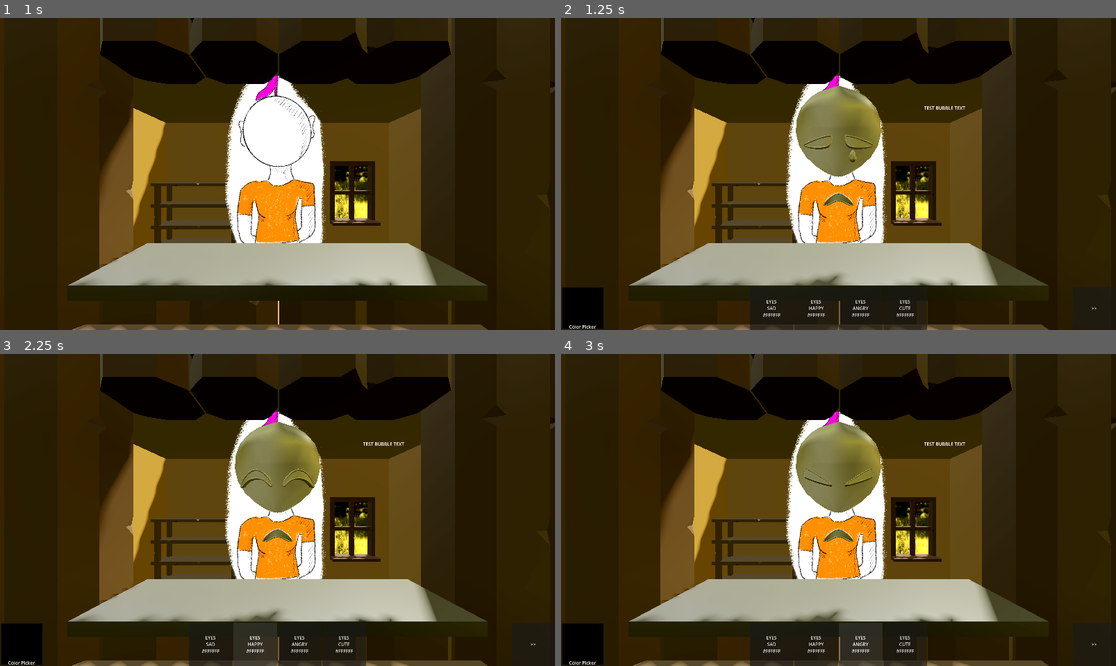
Above: before the commit, frames 1-4 (two rows, left to right).
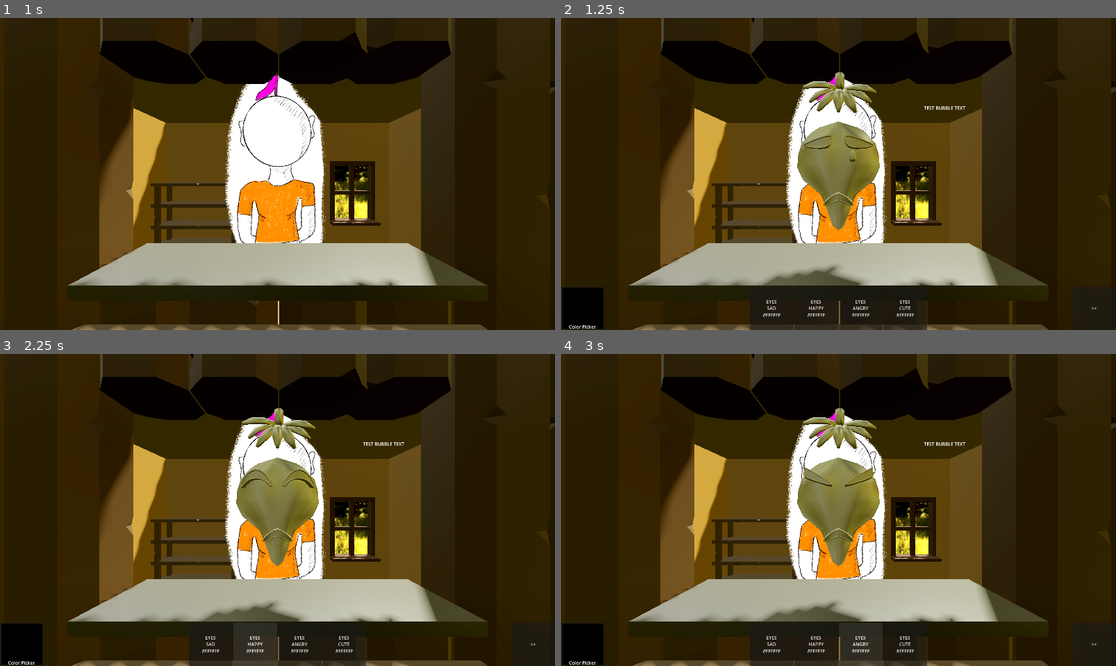
Above: after the commit, the same moments.

Repository: Xzaver/Bausparvertrag-GGJam-2026
Game: Godot game, scene res://game/game.tscn
The game is run twice, just before and just after one commit, with the same random seed, the same clock (stepped at 60 frames per second) and the same inputs.
Inputs:
- Up to frame 1 (1 s): no input
- Up to frame 2 (1.25 s): no input
- Up to frame 3 (2.25 s): click "EYES SAD #FFFFFF" at 1.25 s; click "EYES HAPPY #FFFFFF" at 2 s
- Up to frame 4 (3 s): click "EYES ANGRY #FFFFFF" at 2.75 s

Frame 1 is identical in both runs. In frame 2, 4.5% of the frame differs, in the area x 35-58%, y 17-100%; in frame 3, 4.4%; in frame 4, 4.5%.

Commit message:
update linked scenes in game

Diff:
--- a/assets/maskComponents/new/shape/SHAPE_Universal.tscn
+++ b/assets/maskComponents/new/shape/SHAPE_Universal.tscn
@@ -7,7 +7,6 @@
 
 [node name="MaskComponent" type="Node3D" parent="." unique_id=897226220 node_paths=PackedStringArray("colorizeableMeshes")]
 script = ExtResource("1_h5dbh")
-slot = 3
 colorizeableMeshes = [NodePath("Mask_Shape/Mask_Shape_01")]
 metadata/_custom_type_script = "uid://cshjpferrlj2n"
 
--- a/game/game.tscn
+++ b/game/game.tscn
@@ -135,14 +135,14 @@
 mouth_HAPPY = ExtResource("12_jucfl")
 mouth_ANGRY = ExtResource("13_jdpby")
 mouth_CUTE = ExtResource("14_58yx1")
-top_SAD = ExtResource("7_hb504")
-top_HAPPY = ExtResource("16_hbvmx")
-top_ANGRY = ExtResource("17_fegy3")
-top_CUTE = ExtResource("18_pvdu1")
-shape_SAD = ExtResource("5_vsp63")
-shape_HAPPY = ExtResource("20_jdpby")
-shape_ANGRY = ExtResource("21_58yx1")
-shape_CUTE = ExtResource("22_hbvmx")
+top_SAD = ExtResource("5_vsp63")
+top_HAPPY = ExtResource("20_jdpby")
+top_ANGRY = ExtResource("21_58yx1")
+top_CUTE = ExtResource("22_hbvmx")
+shape_SAD = ExtResource("7_hb504")
+shape_HAPPY = ExtResource("16_hbvmx")
+shape_ANGRY = ExtResource("17_fegy3")
+shape_CUTE = ExtResource("18_pvdu1")
 maskRoot = NodePath("../Workbench/MaskConstruct/ShapeOrig/Final")
 
 [node name="Room" parent="." unique_id=628620454 instance=ExtResource("5_dxrkv")]
Not shown: 1 places in game/game.tscn that only renumber resources
